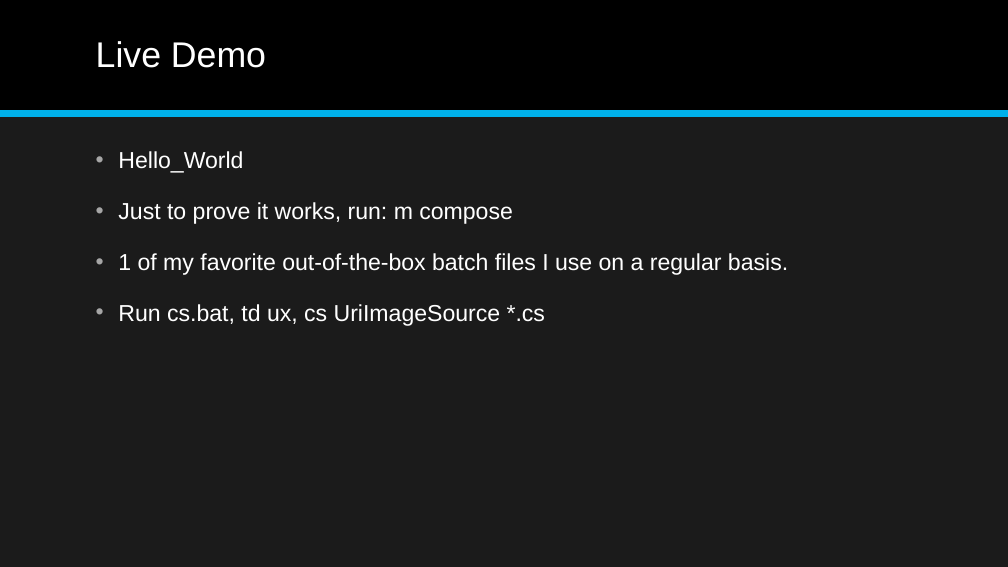
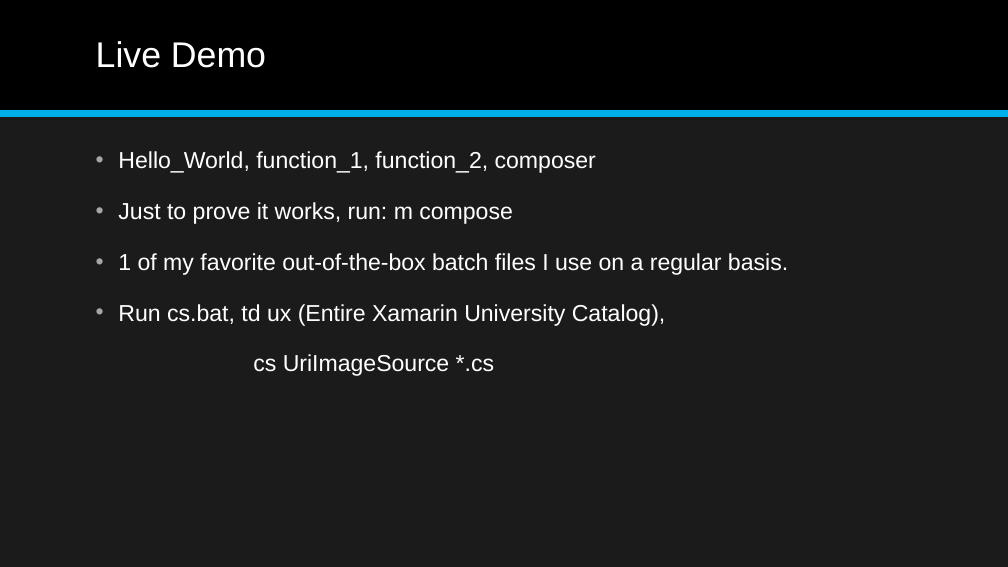
Before and after one commit to jonathan-r-jones/Composable-Batch-Files, a slide deck: slide 18 of Composable Batch File Helper.pptx. Drawn at 1008x567 pixels with LibreOffice and Linux fonts; fonts in the diff are those of the drawing. Boxes give left, top, right and bottom in pixels: in the first picture for what was removed or moved away, otherwise in the second. Text is boxed around its words. In the diff, an @@ line names an element or a change of style, - is before the commit and + after.

Commit message:
Aug-14-2018_4:42_PM

```diff
--- a/Composable Batch File Helper.pptx
+++ b/Composable Batch File Helper.pptx
@@ text at bbox=[118, 151, 596, 173]: text changed @@
-• Hello_World
+• Hello_World, function_1, function_2, composer
@@ text at bbox=[118, 304, 665, 376]: text changed @@
-• Run cs.bat, td ux, cs UriImageSource *.cs
+• Run cs.bat, td ux (Entire Xamarin University Catalog),
+cs UriImageSource *.cs
```
